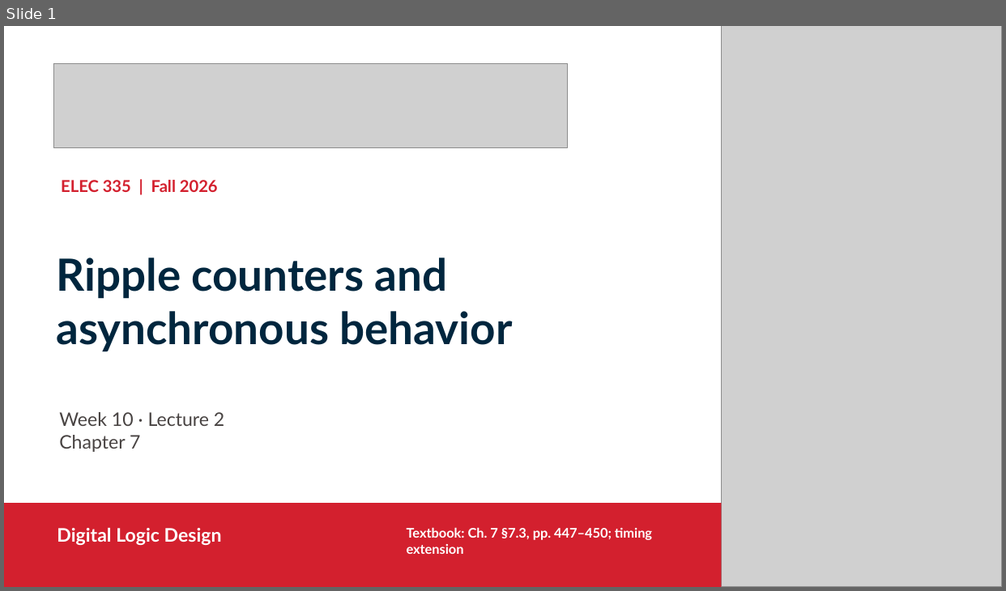
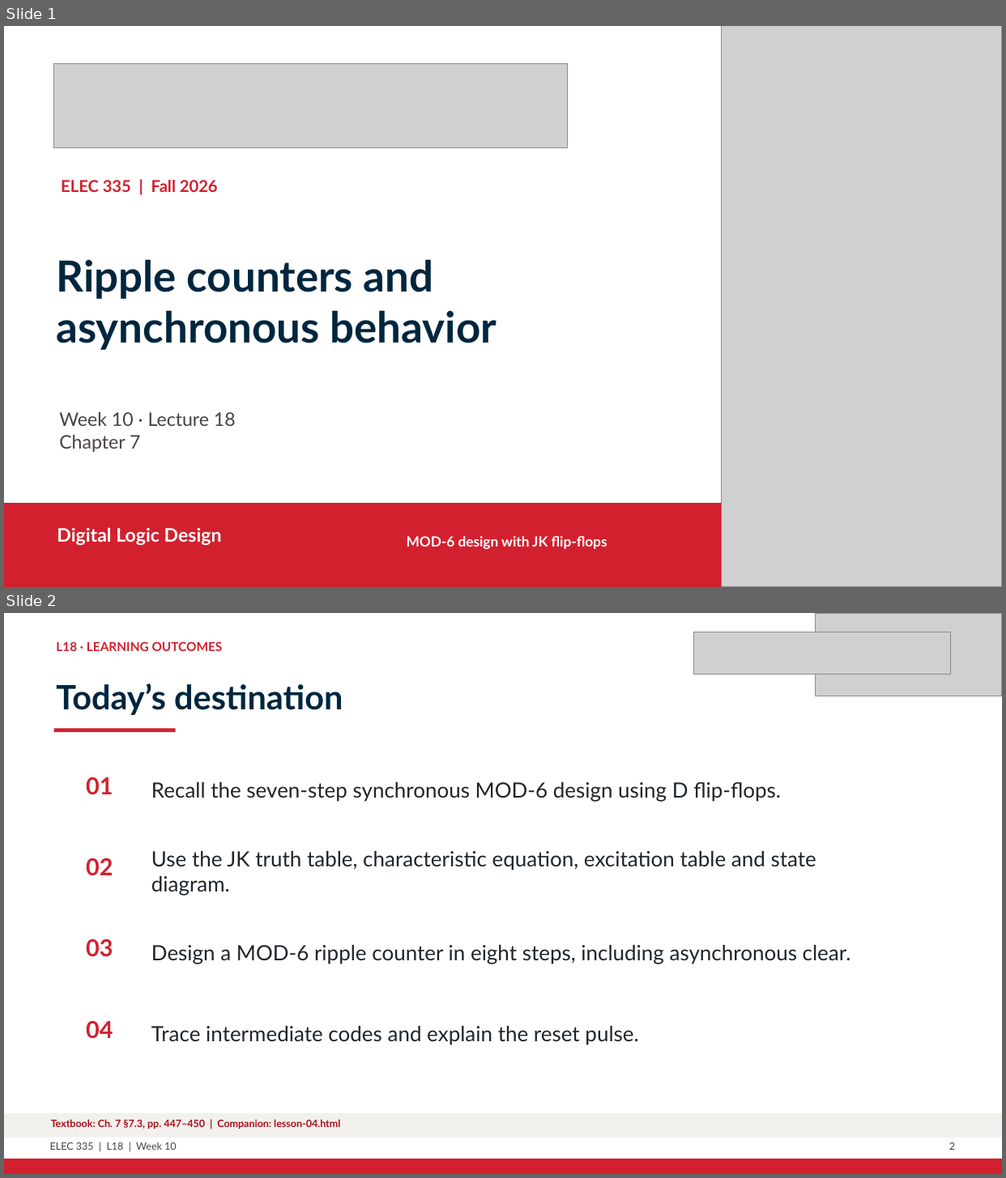
Before and after one commit to shujaansari/elec335-sequential, a slide deck: Slides_Course_Continuation_2026/L18_W10_asynchronous_timing_Continuation.pptx. Shown one above the other, each under a label of ours: slide 1 before the commit, slides 1 and 2 after it. The pictures are 1006x591 and 1006x1178 pixels, drawn with LibreOffice and Linux fonts; fonts in the diff are those of the drawing; grey boxes stand for pictures. Boxes give left, top, right and bottom in pixels: in the first picture for what was removed or moved away, otherwise in the second. Text is boxed around its words. In the diff, an @@ line names an element or a change of style, - is before the commit and + after.

Commit message:
Refresh Lecture 18 MOD-6 ripple counter lesson

```diff
--- a/Slides_Course_Continuation_2026/L18_W10_asynchronous_timing_Continuation.pptx
+++ b/Slides_Course_Continuation_2026/L18_W10_asynchronous_timing_Continuation.pptx
@@ slide 2 added at box(4, 613, 1002, 1174), background #FFFFFF @@
@@ picture added at box(693, 632, 950, 674) @@
@@ picture added at box(816, 613, 1002, 696) @@
@@ text added at box(56, 641, 223, 651), 12 pt, text #D3202E, bold @@
+L18 · LEARNING OUTCOMES
@@ text added at box(56, 683, 343, 715), 32.2 pt, text #00263E, bold @@
+Today’s destination
@@ rectangle added at box(54, 728, 176, 732), fill #D3202E @@
@@ text added at box(86, 777, 113, 795), 22.5 pt, text #D3202E, bold @@
+01
@@ text added at box(151, 782, 781, 802), 20.2 pt, text #1E252B @@
+Recall the seven-step synchronous MOD-6 design using D flip-flops.
@@ text added at box(151, 851, 816, 896), 20.2 pt, text #1E252B @@
+Use the JK truth table, characteristic equation, excitation table and state diagram.
@@ text added at box(86, 858, 113, 876), 22.5 pt, text #D3202E, bold @@
+02
@@ text added at box(86, 939, 113, 957), 22.5 pt, text #D3202E, bold @@
+03
@@ text added at box(151, 945, 851, 964), 20.2 pt, text #1E252B @@
+Design a MOD-6 ripple counter in eight steps, including asynchronous clear.
@@ text added at box(86, 1021, 113, 1039), 22.5 pt, text #D3202E, bold @@
+04
@@ text added at box(151, 1026, 638, 1046), 20.2 pt, text #1E252B @@
+Trace intermediate codes and explain the reset pulse.
@@ rectangle added at box(4, 1114, 1002, 1138), fill #F3F1ED @@
@@ text added at box(51, 1119, 340, 1129), 9.8 pt, text #A90F1C, bold @@
+Textbook: Ch. 7 §7.3, pp. 447–450 | Companion: lesson-04.html
@@ text added at box(50, 1143, 177, 1150), 9.8 pt, text #484342 @@
+ELEC 335 | L18 | Week 10
@@ text added at box(949, 1143, 955, 1150), 9.8 pt, text #484342 @@
+2
@@ rectangle added at box(4, 1159, 1002, 1174), fill #D3202E @@
@@ slide 1 changed as well @@
@@ text at box(56, 259, 496, 350): text changed; size 42.8 to 41.2 pt @@
-Ripple counters and asynchronous behavior
+Ripple counters and
+asynchronous behavior
@@ text at box(59, 412, 236, 426): text changed @@
-Week 10 · Lecture 2
+Week 10 · Lecture 18
@@ text at box(407, 536, 607, 549): text changed; size 12.8 to 13.5 pt @@
-Textbook: Ch. 7 §7.3, pp. 447–450; timing extension
+MOD-6 design with JK flip-flops
```
Also in this commit, not shown: 1 other slide changed, 21 other slides added, 17 slides removed, 6 other files.
